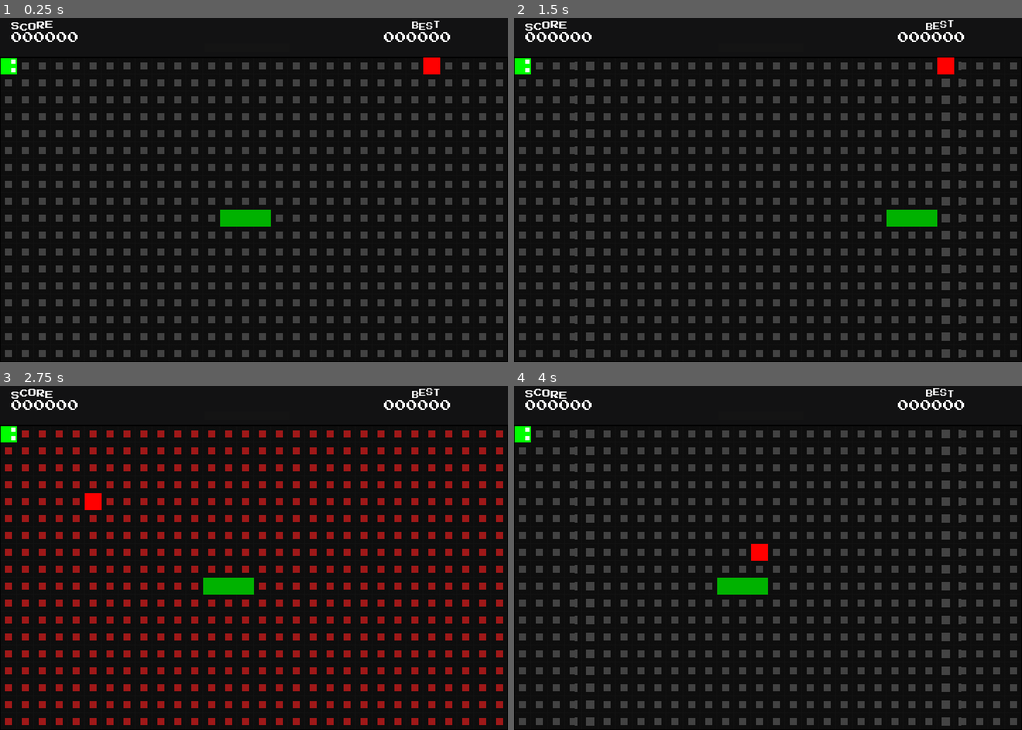
Above: before the commit, frames 1-4 (two rows, left to right).
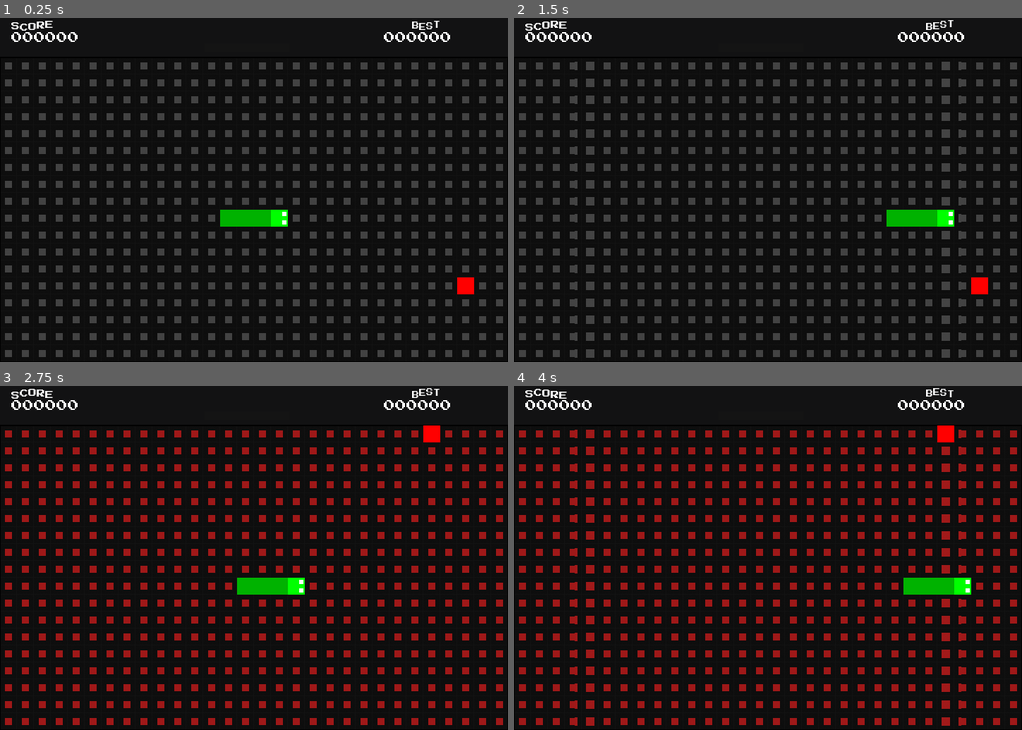
Above: after the commit, the same moments.

Repository: nastex123/snake-godot
Game: Godot game, scene res://Game.tscn
Two runs of this game, one before a commit and one after it. Both use one fixed random seed, a clock stepped at 60 frames per second and the inputs below.
Inputs (mouse positions are in pixels of both pictures, inside the frame that each line leads up to):
- Up to frame 1 (0.25 s): no input
- Up to frame 2 (1.5 s): tap Enter (ui_accept) at 0.5, 0.6, 0.77, 1.07 s; move the mouse to (879, 172) at 0.52 s; hold Right (ui_right) 0.53-1.25 s; click (879, 172) at 0.67 s; drag from (666, 207) to (935, 55) at 1.27 s
- Up to frame 3 (2.75 s): move the mouse to (304, 482) at 2.02 s; hold Right (ui_right) from 2.03 s (still down); hold Ctrl from 2.03 s (still down); tap Enter (ui_accept) at 2.3 s
- Up to frame 4 (4 s): release Right (ui_right) at 2.75 s; release Ctrl at 2.75 s; drag from (742, 626) to (615, 506) at 2.77 s; move the mouse to (920, 609) at 3.52 s; hold Left (ui_left) from 3.53 s (still down); tap Alt at 3.6 s; tap Enter (ui_accept) at 3.77, 3.8 s

The runs differ from the first frame. In frame 1, 0.6% of the frame differs, in the area x 0-94%, y 11-81%; in frame 2, 0.6%; in frame 3, 1.3%; in frame 4, 17%, in the area x 0-100%, y 11-99%.

Commit message:
hotfix: fix stack overflow recursion and body accumulation
- reset_game() no longer calls game_manager.start_run() which caused
  infinite recursion: reset_game -> start_run -> game_started signal
  -> _on_game_started -> reset_game -> ...
- Set current_state = PLAYING directly in reset_game() instead
- update_body() iterates snake_body.get_children() to prevent stale nodes
- Head visual added to snake_head Area2D instead of SnakeController
- Trailing newline fixes in GameManager/RunManager
- Update README and AGENTS.md with current Fase 1 status

Diff:
--- a/Game.gd
+++ b/Game.gd
@@ -48,6 +48,8 @@
 	game_area.add_child(snake_controller)
 
 	var head_visual = preload("res://SnakeHead.gd").new()
+	head_visual.position = Vector2(12, 12)
+	snake_head.add_child(head_visual)
 	snake_controller.set_head_visual(head_visual)
 
 	food_spawner = FoodSpawner.new()
@@ -63,7 +65,6 @@
 	snake_controller.hit_self.connect(_on_snake_hit)
 
 	_setup_retro_font()
-	game_manager.start_run()
 	reset_game()
 
 func _process(delta: float) -> void:
@@ -199,8 +200,8 @@
 		_: return Color(1, 0, 0, 1)
 
 func update_body() -> void:
-	for part in body_parts:
-		part.queue_free()
+	for c in snake_body.get_children():
+		c.queue_free()
 	body_parts.clear()
 
 	for i in range(1, snake_controller.snake.size()):
@@ -258,6 +259,7 @@
 
 func reset_game() -> void:
 	run_manager.reset_run()
+	game_manager.current_state = game_manager.State.PLAYING
 	snake_controller.reset(Vector2i(15, 9), Vector2i.RIGHT)
 	move_interval = BASE_MOVE_INTERVAL
 	move_timer = 0.0
--- a/scenes/player/SnakeController.gd
+++ b/scenes/player/SnakeController.gd
@@ -22,8 +22,6 @@
 
 func set_head_visual(visual: Node) -> void:
 	head_visual = visual
-	head_visual.position = Vector2(TILE_SIZE / 2.0, TILE_SIZE / 2.0)
-	add_child(head_visual)
 
 func handle_input(dir: Vector2i) -> void:
 	if dir != Vector2i.ZERO and dir != -direction:
Not shown, changed: AGENTS.md
Not shown, changed: README.md
